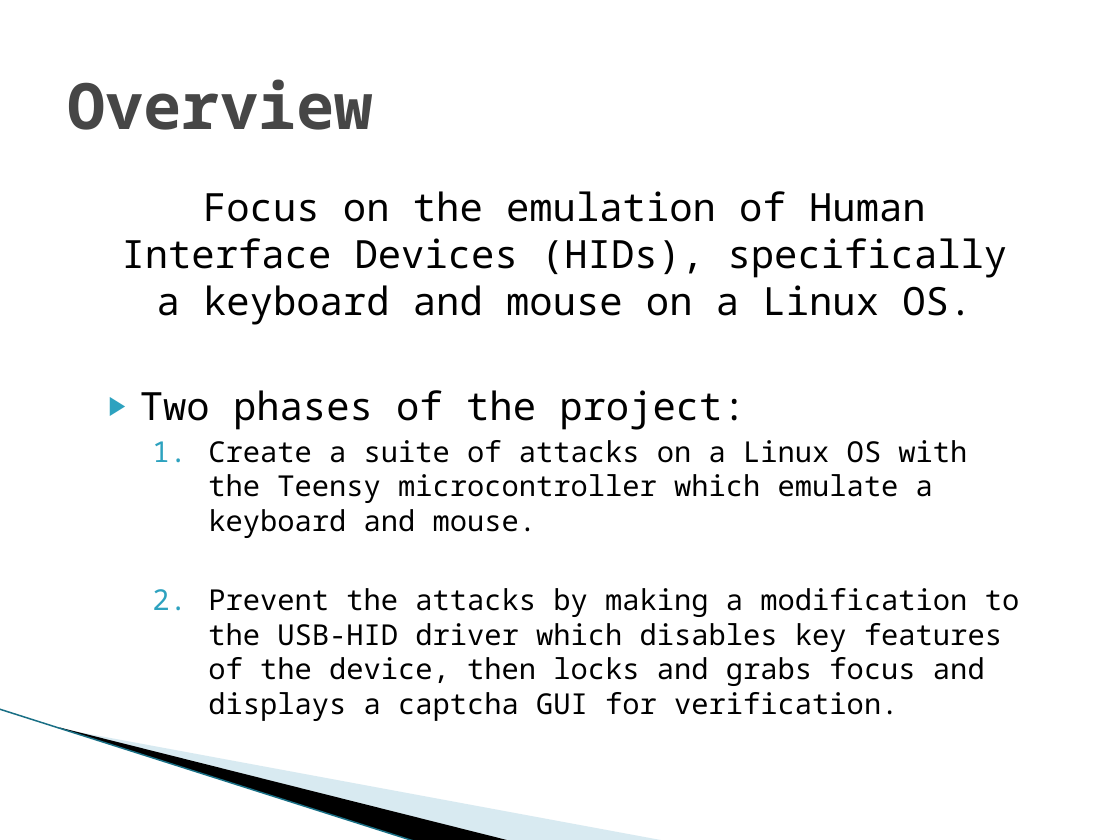
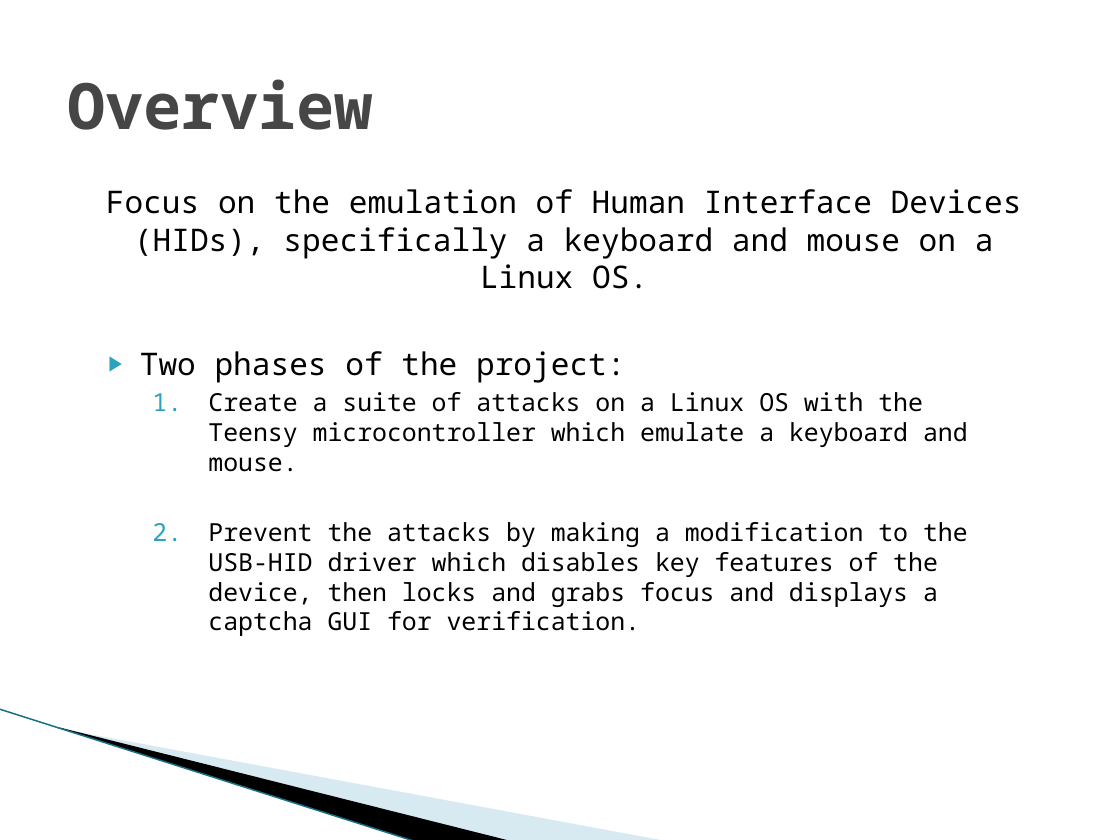
Before and after one commit to vfasburg/cse_825, a slide deck: slide 3 of Project/Final_Project_Presentation_Fasburg_Reiff_Thomas.pptx. Drawn at 1120x840 pixels with LibreOffice and Linux fonts; fonts in the diff are those of the drawing; background and template pictures are left out. Boxes give left, top, right and bottom in pixels: in the first picture for what was removed or moved away, otherwise in the second. Text is boxed around its words. In the diff, an @@ line names an element or a change of style, - is before the commit and + after.

```diff
--- a/Project/Final_Project_Presentation_Fasburg_Reiff_Thomas.pptx
+++ b/Project/Final_Project_Presentation_Fasburg_Reiff_Thomas.pptx
@@ text "Focus on the emulation of ..." at <box>106,189,1022,636</box>: size 25 to 20 pt in "Focus on the emulation of Human Interface ...", "Two phases of the project:"; size 18.5 to 16 pt in "Create a suite of attacks on a ...", "Prevent the attacks by making a modification ..." @@
```
Also in this commit, not shown: 11 other slides changed, 3 slides added, 2 slides removed.
